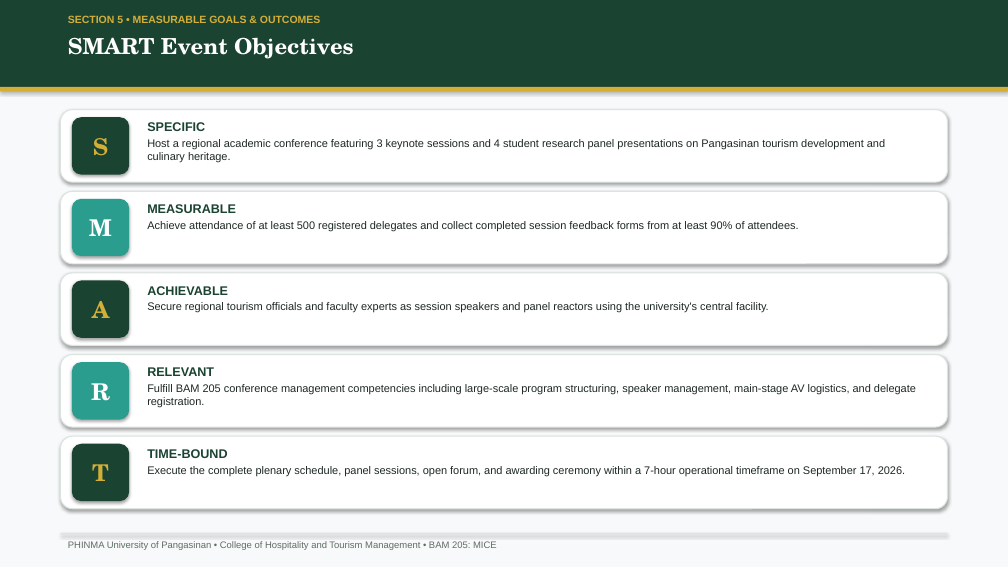
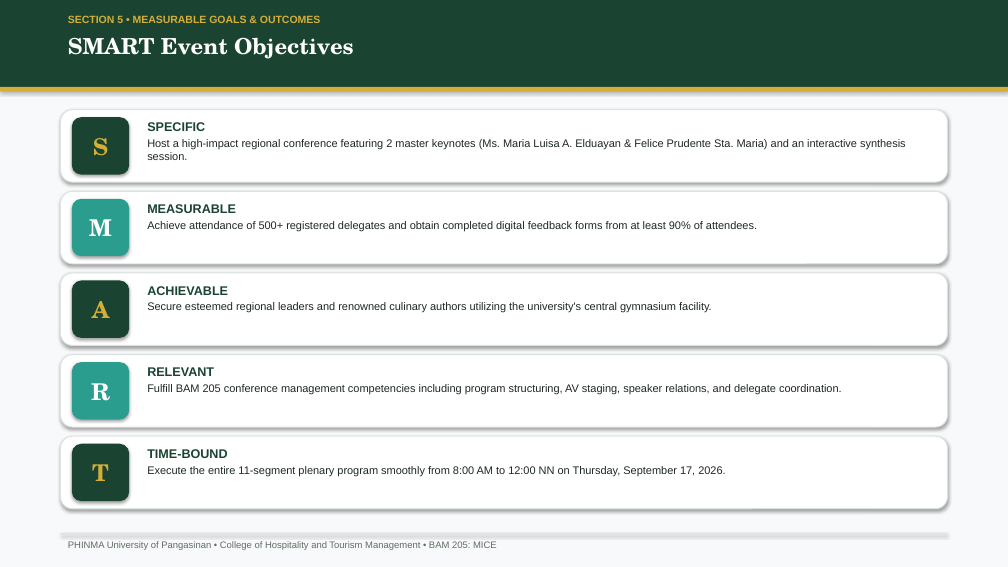
Before and after one commit to Yooxowie/PECS2026, a slide deck: slide 5 of PECS_2026_Animated_Presentation.pptx. Drawn at 1008x567 pixels with LibreOffice and Linux fonts; fonts in the diff are those of the drawing. Boxes give left, top, right and bottom in pixels: in the first picture for what was removed or moved away, otherwise in the second. Text is boxed around its words. In the diff, an @@ line names an element or a change of style, - is before the commit and + after.

Commit message:
feat: Update program flow with Keynotes Ms. Elduayan & Ms. Sta. Maria and synthesis session

```diff
--- a/PECS_2026_Animated_Presentation.pptx
+++ b/PECS_2026_Animated_Presentation.pptx
@@ text at (147,139,906,160): text changed @@
-Host a regional academic conference featuring 3 keynote sessions and 4 student research panel presentations on Pangasinan tourism development and culinary heritage.
+Host a high-impact regional conference featuring 2 master keynotes (Ms. Maria Luisa A. Elduayan & Felice Prudente Sta. Maria) and an interactive synthesis session.
@@ text at (147,221,757,231): text changed @@
-Achieve attendance of at least 500 registered delegates and collect completed session feedback forms from at least 90% of attendees.
+Achieve attendance of 500+ registered delegates and obtain completed digital feedback forms from at least 90% of attendees.
@@ text at (147,302,712,313): text changed @@
-Secure regional tourism officials and faculty experts as session speakers and panel reactors using the university's central facility.
+Secure esteemed regional leaders and renowned culinary authors utilizing the university's central gymnasium facility.
@@ text at (147,384,842,395): text changed @@
-Fulfill BAM 205 conference management competencies including large-scale program structuring, speaker management, main-stage AV logistics, and delegate registration.
+Fulfill BAM 205 conference management competencies including program structuring, AV staging, speaker relations, and delegate coordination.
@@ text at (147,466,725,476): text changed @@
-Execute the complete plenary schedule, panel sessions, open forum, and awarding ceremony within a 7-hour operational timeframe on September 17, 2026.
+Execute the entire 11-segment plenary program smoothly from 8:00 AM to 12:00 NN on Thursday, September 17, 2026.
```
Also in this commit, not shown: 14 other slides changed, 5 other files.
